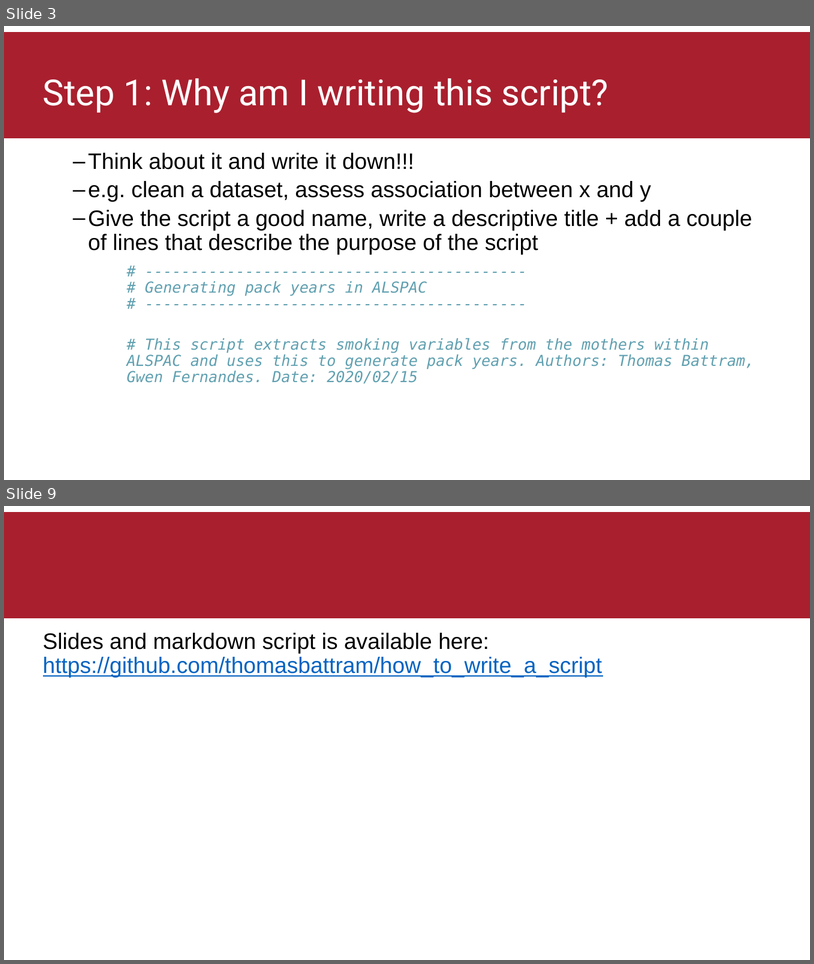
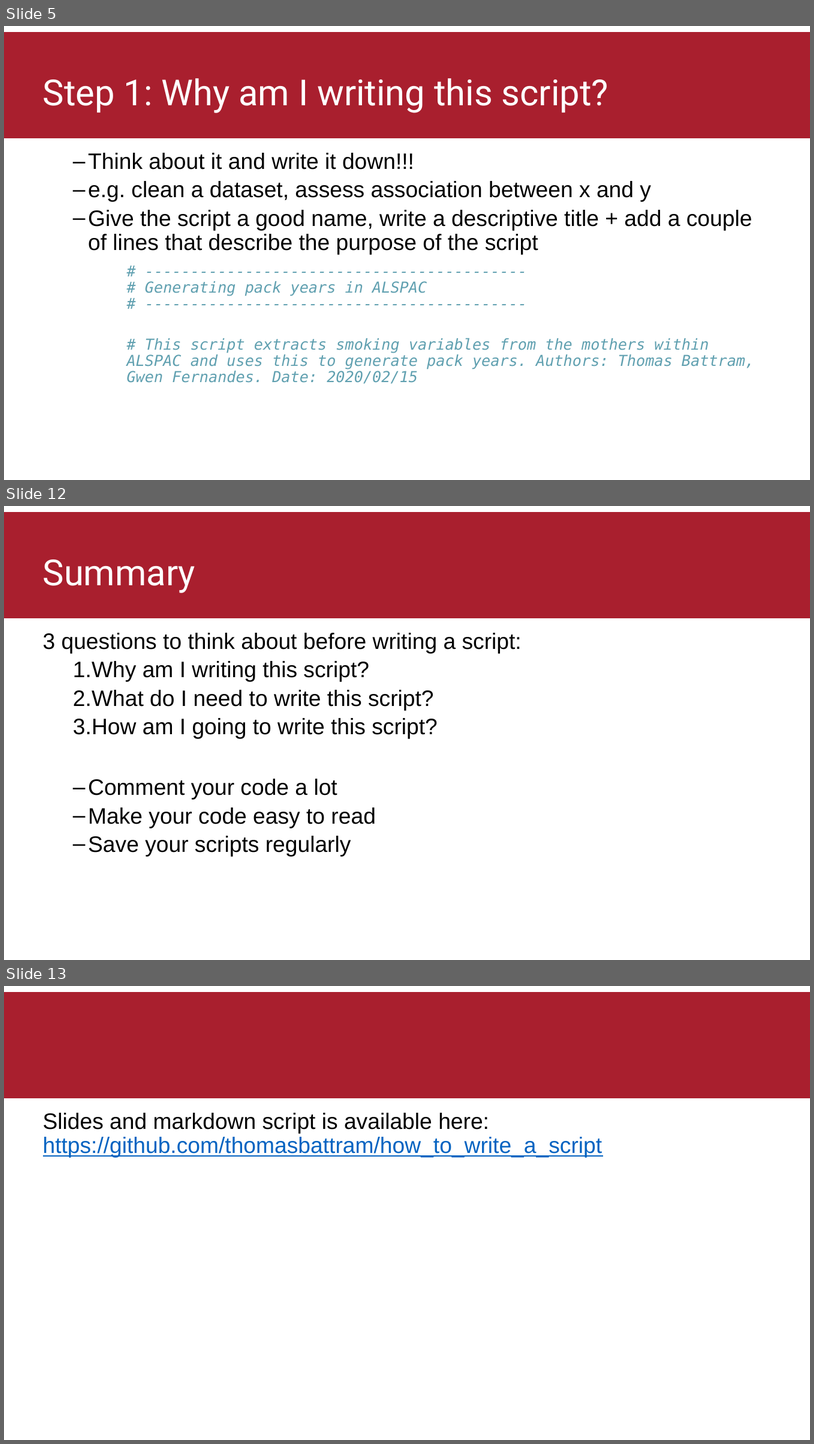
Before and after one commit to thomasbattram/how_to_write_a_script, a slide deck: slides/how_to_write_a_script.pptx. Shown one above the other, each under a label of ours: slides 3 and 9 before the commit, slides 5, 12 and 13 after it; the slides between them are not shown. The pictures are 814x964 and 814x1444 pixels, drawn with LibreOffice and Linux fonts; fonts in the diff are those of the drawing; background and template pictures are left out. Boxes give left, top, right and bottom in pixels: in the first picture for what was removed or moved away, otherwise in the second. Text is boxed around its words. In the diff, an @@ line names an element or a change of style, - is before the commit and + after.

Commit message:
Updated presentation to teach commenting beforehand

```diff
--- a/slides/how_to_write_a_script.pptx
+++ b/slides/how_to_write_a_script.pptx
@@ slide 12 added at bbox=[4, 506, 810, 960], background picture (left out); not listed: 1 template element that a slide beside it also shows @@
@@ title added at bbox=[43, 559, 196, 593], 42.7 pt, text #FFFFFF @@
+Summary
@@ text added at bbox=[43, 633, 522, 856], 26.7 pt, text #000000 @@
+3 questions to think about before writing a script:
+  1. Why am I writing this script?
+  2. What do I need to write this script?
+  3. How am I going to write this script?
+  – Comment your code a lot
+  – Make your code easy to read
+  – Save your scripts regularly
@@ what was slide 3 is now slide 5 @@
@@ what was slide 9 is now slide 13 @@
```
Also in this commit, not shown: 6 slides changed, 3 other slides added, 1 other file.
